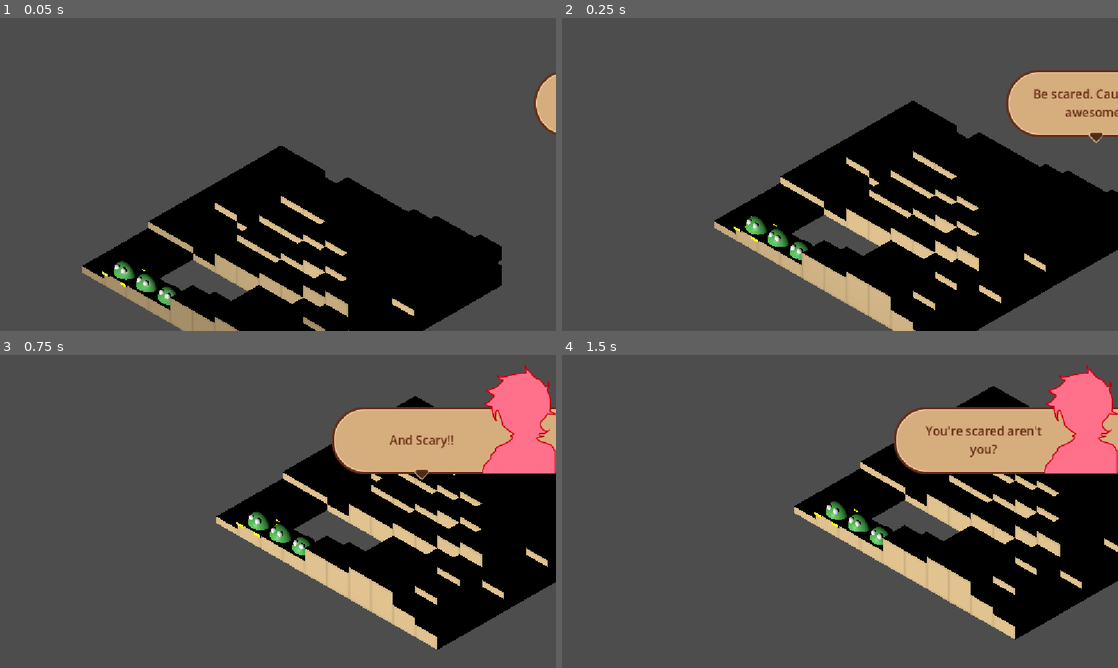
Above: before the commit, frames 1-4 (two rows, left to right).
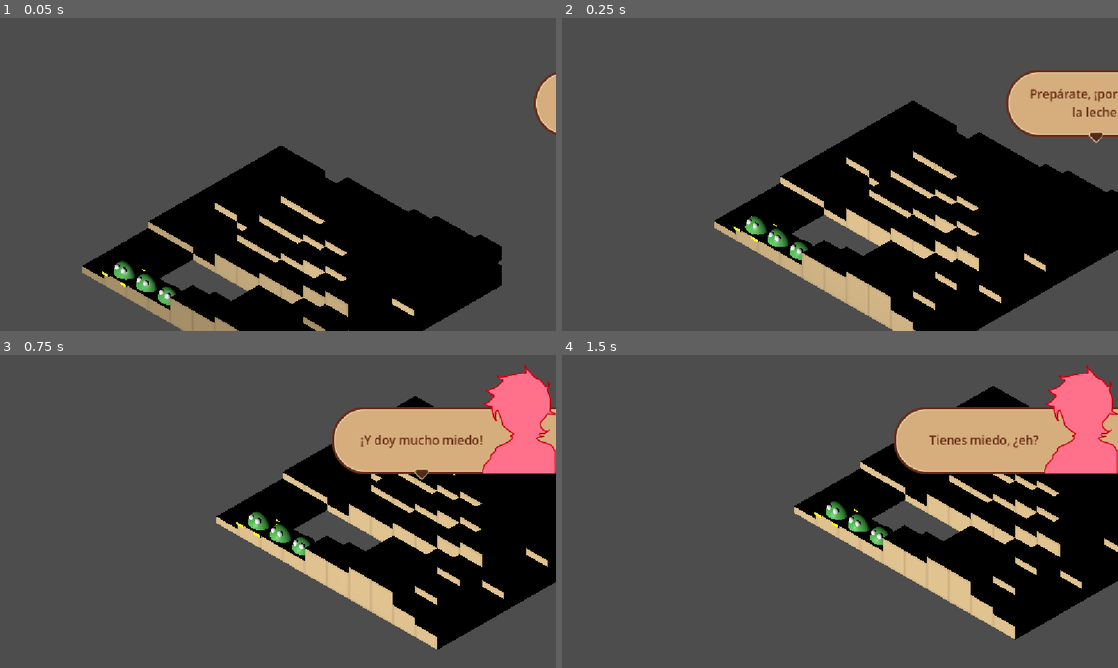
Above: after the commit, the same moments.

Repository: CarlosEpiStats/liquid-fire-tactics
Game: Godot game, scene res://Scenes/Battle.tscn
The game is run twice, just before and just after one commit, with the same random seed, the same clock (stepped at 60 frames per second) and the same inputs.
Inputs (mouse positions are in pixels of both pictures, inside the frame that each line leads up to):
- Up to frame 1 (0.05 s): no input
- Up to frame 2 (0.25 s): no input
- Up to frame 3 (0.75 s): tap Enter (fire_1) at 0.5 s; move the mouse to (400, 495) at 0.52 s; hold Right (move_right) from 0.53 s (still down); hold Right mouse button (camera_activate) from 0.53 s (still down)
- Up to frame 4 (1.5 s): move the mouse to (728, 527) at 1.27 s; release Right (move_right) at 1.28 s; release Right mouse button (camera_activate) at 1.28 s; hold Down (move_down) from 1.28 s (still down); tap Enter (fire_1) at 1.35 s

Frame 1 is identical in both runs. In frame 2, 0.4% of the frame differs, in the area x 84-100%, y 22-32%; in frame 3, 0.3%; in frame 4, 0.6%, in the area x 65-87%, y 22-33%.

Commit message:
Translations

Diff:
--- a/Data/Conversations/Translations/intro_scene.csv
+++ b/Data/Conversations/Translations/intro_scene.csv
@@ -1,7 +1,7 @@
 KEY,en,ja,es
-VILLAIN_1A,Be scared. Cause I am awesome!!!,恐れ！俺さまは最強だぞ。,Temedme. Porque soy fantástico.
-VILLAIN_1B,And Scary!!!,俺さまの素晴らしさは怖いんだろ。,Y aterrador
-VILLAIN_1C,You're scared aren't you?,ビビてんだろ。,"Tienes miedo, ¿verdad?"
-HERO_1A,Nope. Not really.,いや、べつに。,"No, nada en especial."
-HERO_1B,Let's just get this over with.,さっさと決着つけようぜ。,Vamos a acabar con esto.
-VILLAIN_2A,Oh... well... hmm...,あら。。。まあ。。。えーと。。。,Oh... ya veo... hmm...
+VILLAIN_1A,Be scared. Cause I am awesome!!!,恐れ！俺さまは最強だぞ。,"Prepárate, ¡porque soy la leche!"
+VILLAIN_1B,And Scary!!!,俺さまの素晴らしさは怖いんだろ。,¡Y doy mucho miedo!
+VILLAIN_1C,You're scared aren't you?,ビビてんだろ。,"Tienes miedo, ¿eh?"
+HERO_1A,Nope. Not really.,いや、べつに。,No. La verdad es que no.
+HERO_1B,Let's just get this over with.,さっさと決着つけようぜ。,Acabemos con esto de una vez.
+VILLAIN_2A,Oh... well... hmm...,あら。。。まあ。。。えーと。。。,Oh… vale… hmm...
--- a/Data/Conversations/intro_scene.tres
+++ b/Data/Conversations/intro_scene.tres
@@ -9,21 +9,21 @@
 script = ExtResource("1_2f4qe")
 speaker = ExtResource("2_yei2b")
 anchor = 1
-messages = Array[String](["Be scared. Cause I am awesome!!", "And Scary!!", "You're scared aren't you?"])
+messages = Array[String](["VILLAIN_1A", "VILLAIN_1B", "VILLAIN_1C"])
 metadata/_custom_type_script = "uid://cdv8vdja0xmh5"
 
 [sub_resource type="Resource" id="Resource_vdswj"]
 script = ExtResource("1_2f4qe")
 speaker = ExtResource("3_67htd")
 anchor = 2
-messages = Array[String](["Nope. Not really.", "Let's just get this over with."])
+messages = Array[String](["HERO_1A", "HERO_1B"])
 metadata/_custom_type_script = "uid://cdv8vdja0xmh5"
 
 [sub_resource type="Resource" id="Resource_jn2eo"]
 script = ExtResource("1_2f4qe")
 speaker = ExtResource("2_yei2b")
 anchor = 1
-messages = Array[String](["Oh... well... hmm..."])
+messages = Array[String](["VILLAIN_2A"])
 metadata/_custom_type_script = "uid://cdv8vdja0xmh5"
 
 [resource]
--- a/Scenes/Battle.tscn
+++ b/Scenes/Battle.tscn
@@ -51,6 +51,21 @@
 offset = Vector2(0, 20)
 metadata/_custom_type_script = "uid://b5d2phj8madcp"
 
+[sub_resource type="Animation" id="Animation_6xsll"]
+length = 0.001
+tracks/0/type = "value"
+tracks/0/imported = false
+tracks/0/enabled = true
+tracks/0/path = NodePath(".:position")
+tracks/0/interp = 1
+tracks/0/loop_wrap = true
+tracks/0/keys = {
+"times": PackedFloat32Array(0),
+"transitions": PackedFloat32Array(1),
+"update": 0,
+"values": [Vector2(170, 210)]
+}
+
 [sub_resource type="Animation" id="Animation_jr0ro"]
 resource_name = "Right Arrow Bounce"
 length = 0.5
@@ -68,21 +83,6 @@
 "values": [Vector2(170, 210), Vector2(170, 220)]
 }
 
-[sub_resource type="Animation" id="Animation_6xsll"]
-length = 0.001
-tracks/0/type = "value"
-tracks/0/imported = false
-tracks/0/enabled = true
-tracks/0/path = NodePath(".:position")
-tracks/0/interp = 1
-tracks/0/loop_wrap = true
-tracks/0/keys = {
-"times": PackedFloat32Array(0),
-"transitions": PackedFloat32Array(1),
-"update": 0,
-"values": [Vector2(170, 210)]
-}
-
 [sub_resource type="AnimationLibrary" id="AnimationLibrary_imcj7"]
 _data = {
 &"RESET": SubResource("Animation_6xsll"),
--- a/Scripts/Controller/Battle States/InitBattleState.gd
+++ b/Scripts/Controller/Battle States/InitBattleState.gd
@@ -14,9 +14,9 @@
 	SpawnTestUnits()
 
 	_owner.cameraController.setFollow(_owner.board.marker)
-	TranslationServer.set_locale("ja")
+	#TranslationServer.set_locale("ja")
 	#TranslationServer.set_locale("en")
-	#TranslationServer.set_locale("es")
+	TranslationServer.set_locale("es")
 	_owner.stateMachine.ChangeState(cut_scene_state)
 
 func SpawnTestUnits():
Binary file changed: Data/Conversations/Translations/intro_scene.es.translation
Binary file changed: Data/Conversations/Translations/intro_scene.ja.translation
